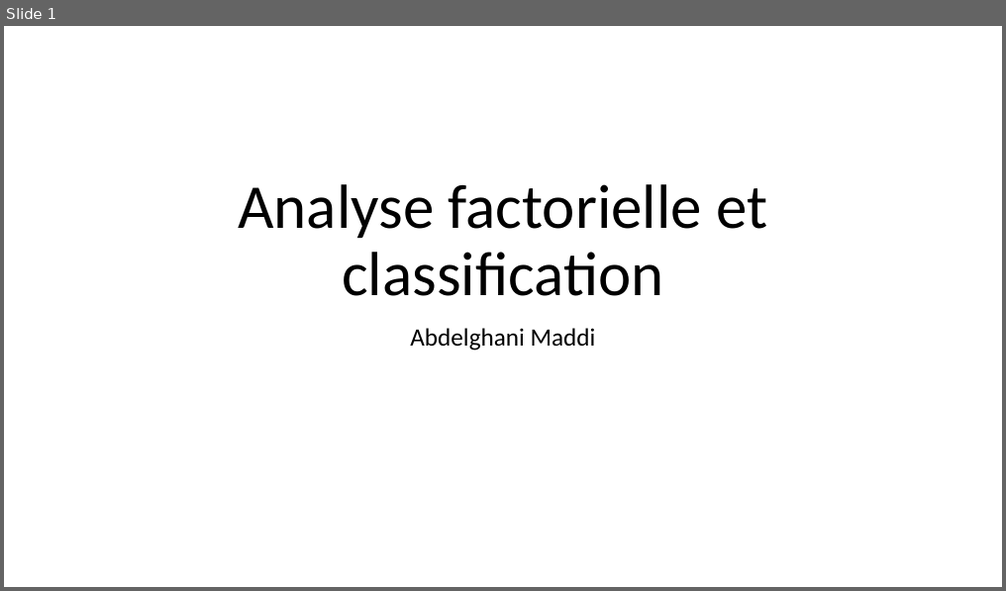
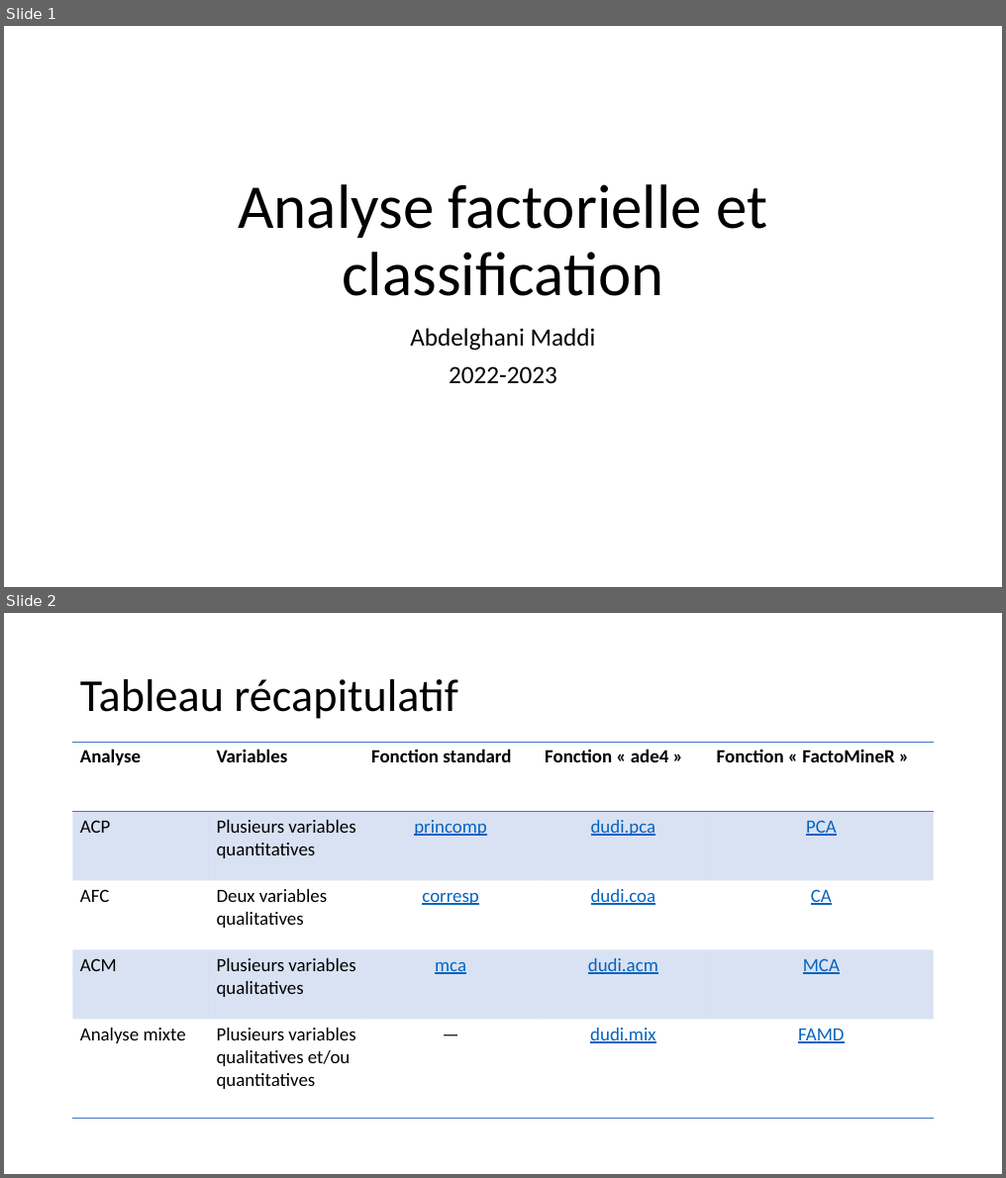
Before and after one commit to abdelghani-maddi/Cours_R_Sorbonne_U, a slide deck: Analyse factorielle et classification.pptm. Shown one above the other, each under a label of ours: slide 1 before the commit, slides 1 and 2 after it. The pictures are 1006x591 and 1006x1178 pixels, drawn with LibreOffice and Linux fonts; fonts in the diff are those of the drawing. Boxes give left, top, right and bottom in pixels: in the first picture for what was removed or moved away, otherwise in the second. Text is boxed around its words. In the diff, an @@ line names an element or a change of style, - is before the commit and + after.

Commit message:
cah

```diff
--- a/Analyse factorielle et classification.pptm
+++ b/Analyse factorielle et classification.pptm
@@ slide 2 added at [4, 613, 1002, 1174], background #FFFFFF @@
@@ title added at [80, 679, 457, 719], 44 pt, text #000000 @@
+Tableau récapitulatif
@@ table added at [73, 742, 934, 1118], 5 rows, 5 columns @@
+Analyse | Variables | Fonction standard | Fonction « ade4 » | Fonction « FactoMineR »
+ACP | Plusieurs variables quantitatives | princomp | dudi.pca | PCA
+AFC | Deux variables qualitatives | corresp | dudi.coa | CA
+ACM | Plusieurs variables qualitatives | mca | dudi.acm | MCA
+Analyse mixte | Plusieurs variables qualitatives et/ou quantitatives | — | dudi.mix | FAMD
@@ slide 1 changed as well @@
@@ subtitle at [449, 367, 557, 383]: paragraph added @@
+2022-2023
```
